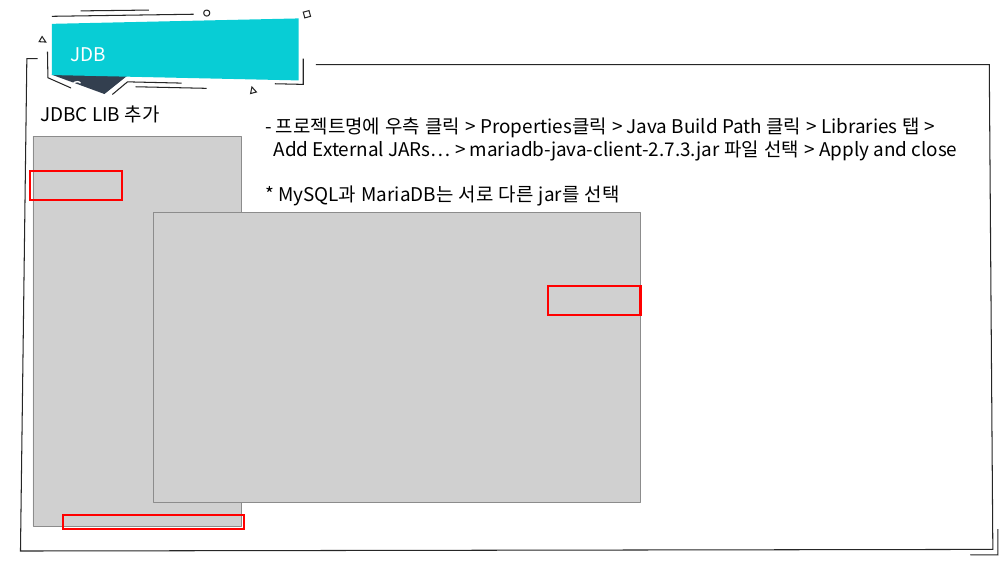
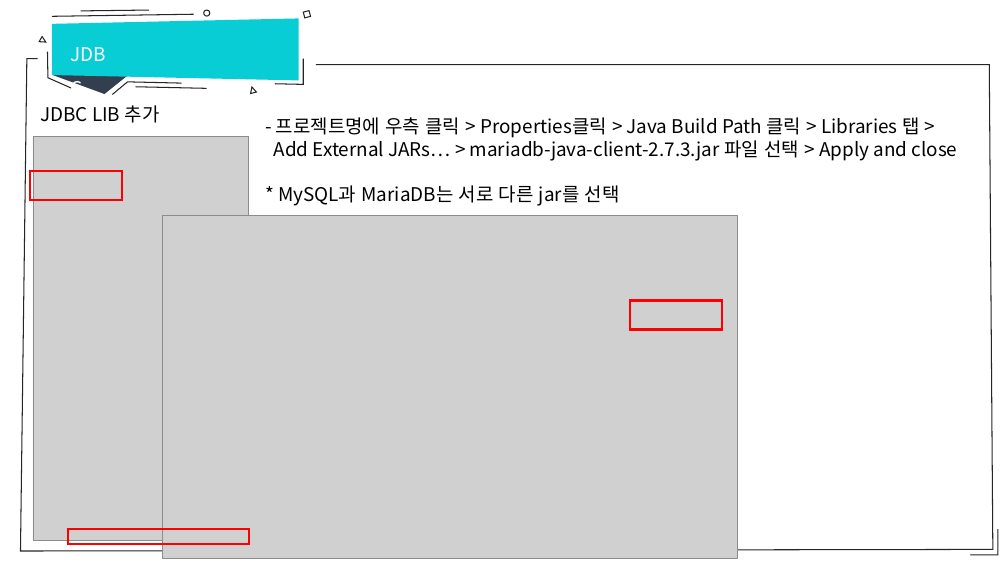
Before and after one commit to hitxid/openDatabase, a slide deck: slide 9 of database/JDBC개념및데이터베이스프로그래밍.pptx. Drawn at 1008x567 pixels with LibreOffice and Linux fonts; fonts in the diff are those of the drawing; grey boxes stand for pictures. Boxes give left, top, right and bottom in pixels: in the first picture for what was removed or moved away, otherwise in the second. Text is boxed around its words. In the diff, an @@ line names an element or a change of style, - is before the commit and + after.

```diff
--- a/database/JDBC개념및데이터베이스프로그래밍.pptx
+++ b/database/JDBC개념및데이터베이스프로그래밍.pptx
@@ picture: place and size @@
-picture at [33,136,241,526]
+picture at [33,136,250,541]
@@ picture: place and size @@
-picture at [154,212,640,502]
+picture at [163,216,738,559]
@@ rectangle: place and size @@
-rectangle at [548,286,640,315]
+rectangle at [630,300,722,329]
@@ rectangle: place and size @@
-rectangle at [64,515,244,529]
+rectangle at [68,529,249,544]
```
Also in this commit, not shown: 3 other files.
